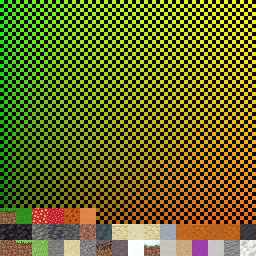
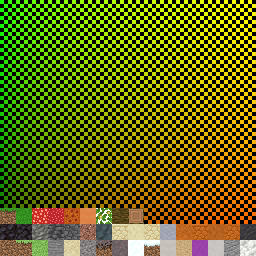
Layers edited between the first and the second 256px x 256px image:
painted on "blocks" over [96, 208, 144, 224]
removed layer "black checkerboard" over [96, 208, 144, 224]
painted on "uv gradient", masked it over [96, 208, 144, 224]
